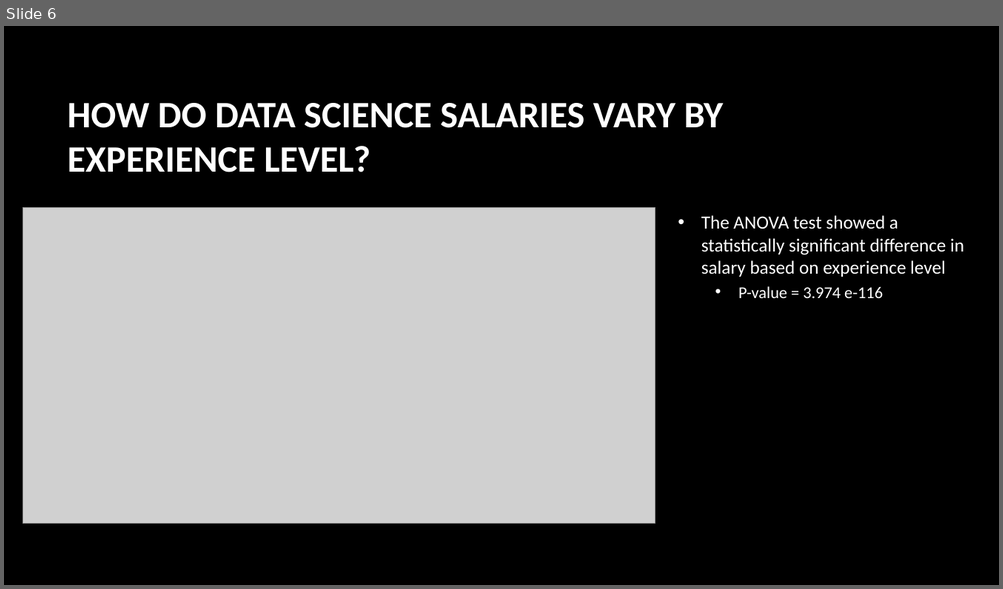
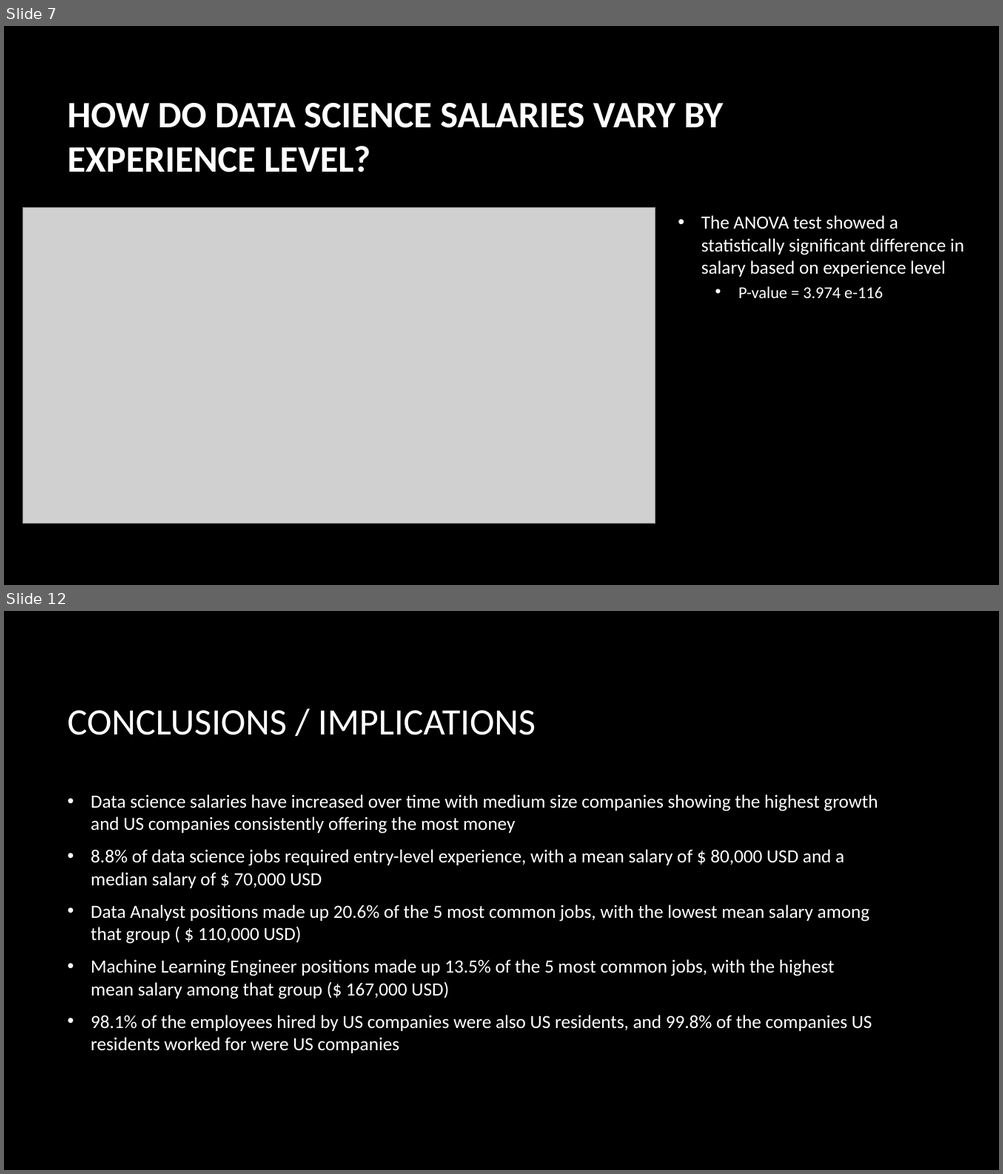
Before and after one commit to lathamlm/project-01, a slide deck: project_01_presentation.pptx. Shown one above the other, each under a label of ours: slide 6 before the commit, slides 7 and 12 after it; the slides between them are not shown. The pictures are 1003x589 and 1003x1174 pixels, drawn with LibreOffice and Linux fonts; fonts in the diff are those of the drawing; grey boxes stand for pictures; background and template pictures are left out. Boxes give left, top, right and bottom in pixels: in the first picture for what was removed or moved away, otherwise in the second. Text is boxed around its words. In the diff, an @@ line names an element or a change of style, - is before the commit and + after.

Commit message:
final commit, group work

```diff
--- a/project_01_presentation.pptx
+++ b/project_01_presentation.pptx
@@ slide 12 added at [4,611,999,1170], background picture (left out) @@
@@ title added at [68,710,535,735], 36 pt, text #FFFFFF @@
+CONCLUSIONS / IMPLICATIONS
@@ text added at [91,795,877,1054], 18 pt, text #FFFFFF @@
+• Data science salaries have increased over time with medium size companies showing the highest growth and US companies consistently offering the most money
+• 8.8% of data science jobs required entry-level experience, with a mean salary of $ 80,000 USD and a median salary of $ 70,000 USD
+• Data Analyst positions made up 20.6% of the 5 most common jobs, with the lowest mean salary among that group ( $ 110,000 USD)
+• Machine Learning Engineer positions made up 13.5% of the 5 most common jobs, with the highest mean salary among that group ($ 167,000 USD)
+• 98.1% of the employees hired by US companies were also US residents, and 99.8% of the companies US residents worked for were US companies
@@ what was slide 6 is now slide 7 @@
```
Also in this commit, not shown: 8 slides changed, 2 other slides added, 1 slide removed, 3 other files.
